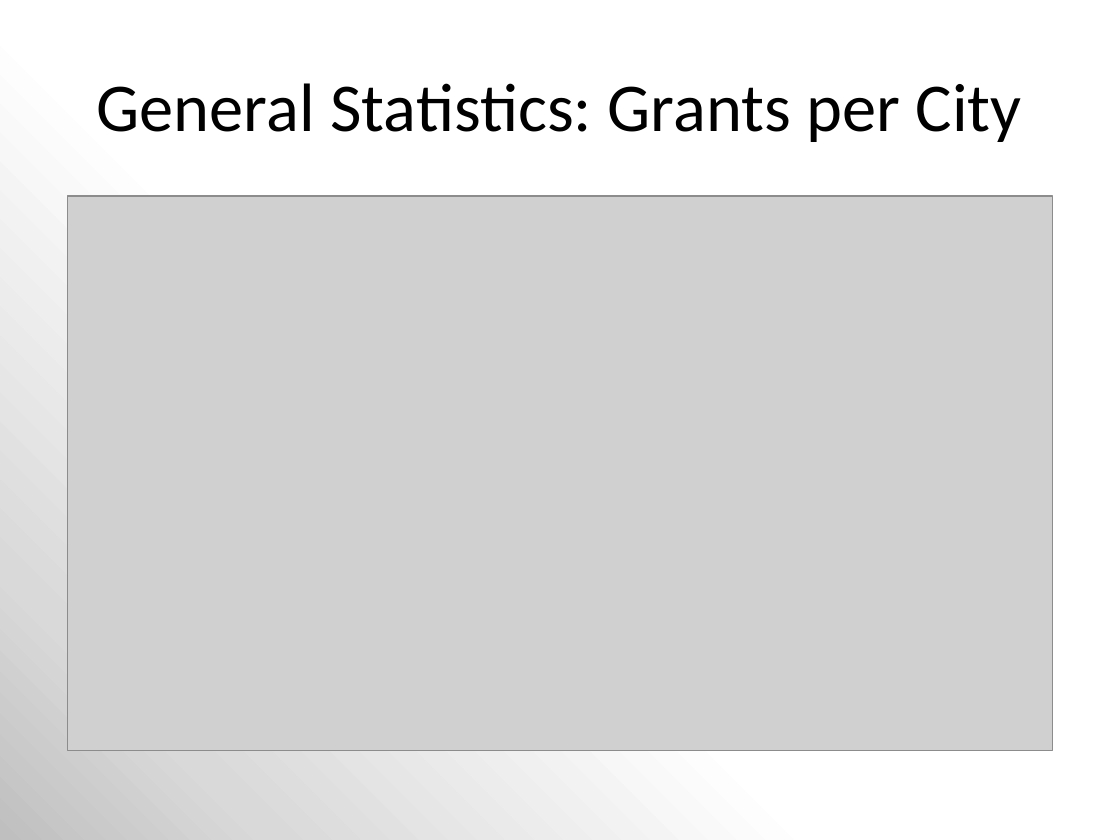
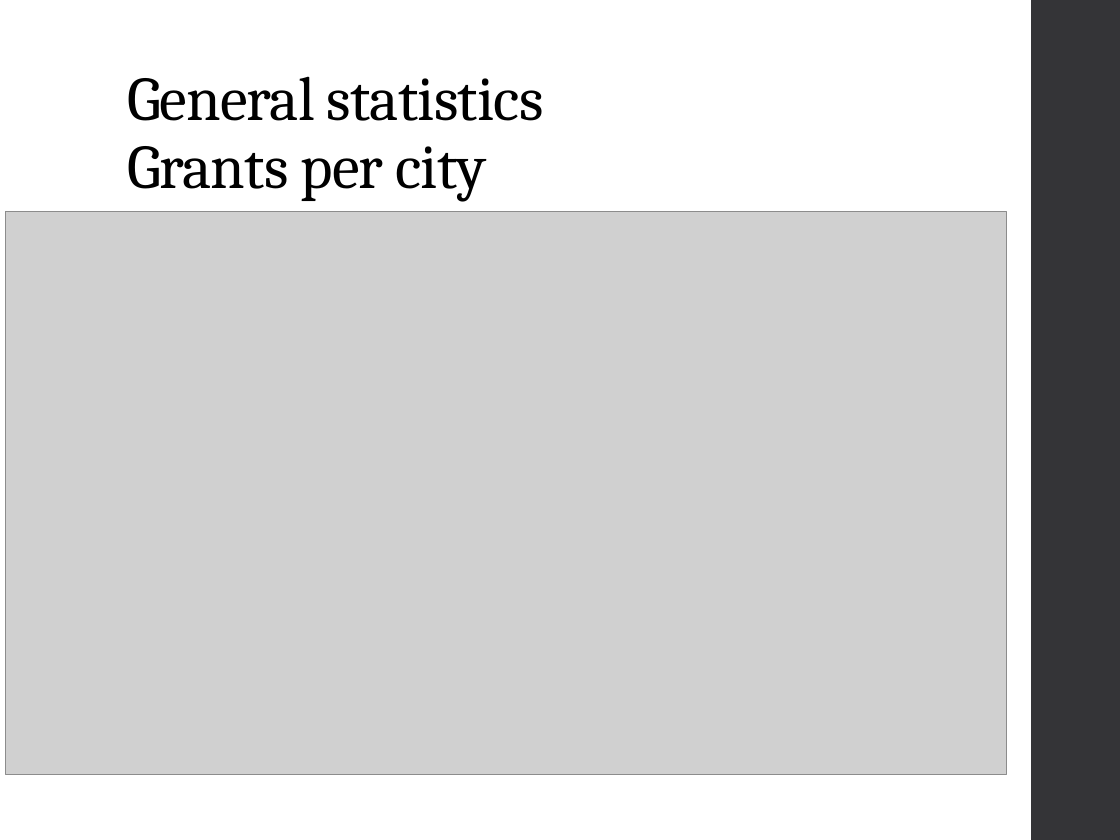
Before and after one commit to MizzouDataMiningCourse-Vaccines/VaccineEffectiveness, a slide deck: slide 6 of docs/Mining NIH Grant Data.pptx (slide 5 before the commit). Drawn at 1120x840 pixels with LibreOffice and Linux fonts; fonts in the diff are those of the drawing; grey boxes stand for pictures. Boxes give left, top, right and bottom in pixels: in the first picture for what was removed or moved away, otherwise in the second. Text is boxed around its words. In the diff, an @@ line names an element or a change of style, - is before the commit and + after.

```diff
--- a/docs/Mining NIH Grant Data.pptx
+++ b/docs/Mining NIH Grant Data.pptx
@@ background gradient #BFBFBF to #D9D9D9 to #FFFFFF to #FFFFFF @@
@@ rectangle added at (x1=1032, y1=0, x2=1120, y2=840), fill #353537 @@
@@ title "General statistics Grants per city" at (x1=127, y1=76, x2=543, y2=202): vertical alignment middle to bottom @@
@@ title at (x1=127, y1=76, x2=543, y2=202): text changed; size 44 to 40 pt; font Calibri to Cambria @@
-General Statistics: Grants per City
+General statistics
+Grants per city
@@ picture resized from (x1=67, y1=196, x2=1053, y2=750) to (x1=6, y1=212, x2=1007, y2=775) @@
```
Also in this commit, not shown: 11 other slides changed, 3 slides added, 2 slides removed, 2 other files.
